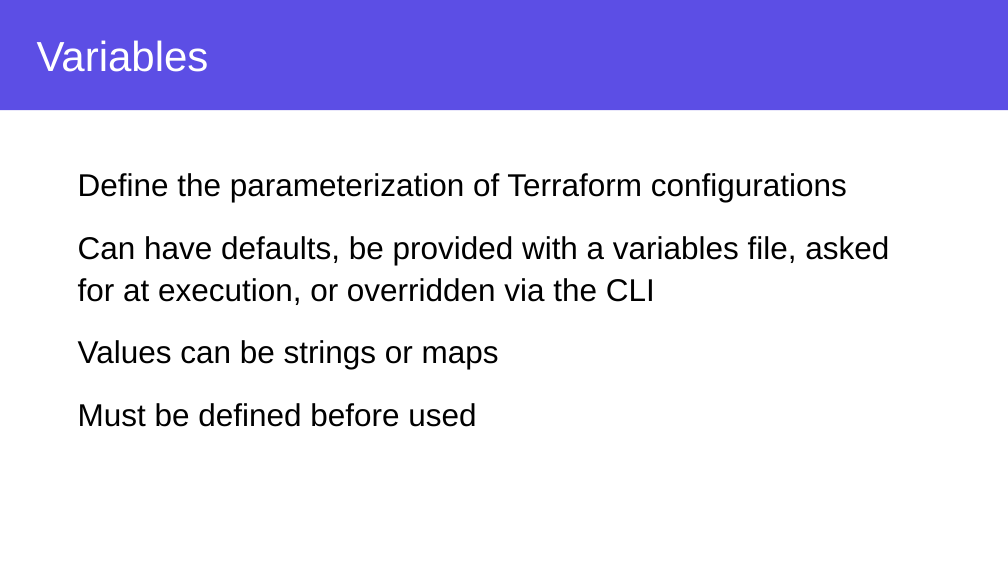
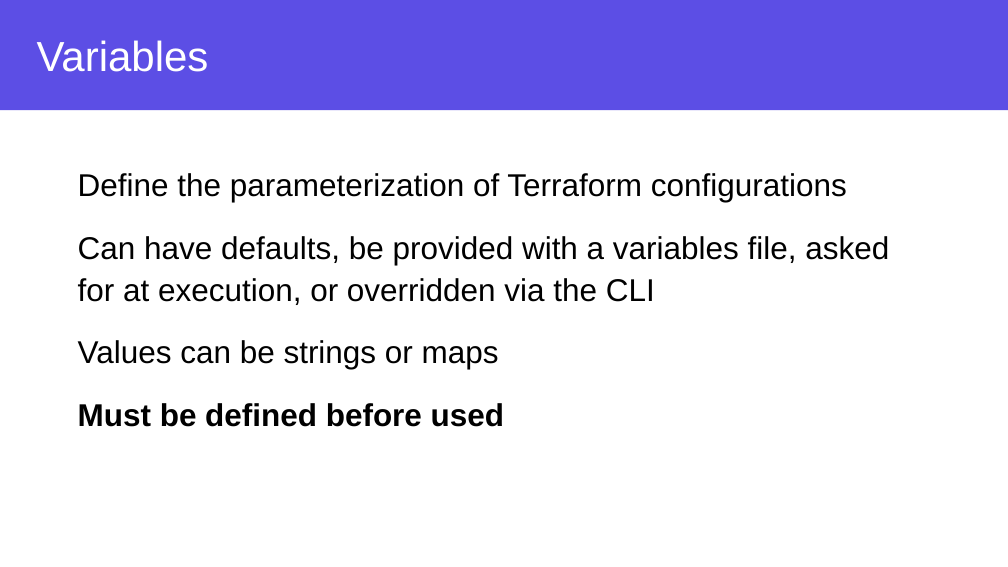
Before and after one commit to DheerajJoshi/azure-workshop-training, a slide deck: slide 28 of Slides/Azure and Terraform Workshop - Chapter 2.pptx (slide 27 before the commit). Drawn at 1008x567 pixels with LibreOffice and Linux fonts; fonts in the diff are those of the drawing; background and template pictures are left out. Boxes give left, top, right and bottom in pixels: in the first picture for what was removed or moved away, otherwise in the second. Text is boxed around its words. In the diff, an @@ line names an element or a change of style, - is before the commit and + after.

```diff
--- a/Slides/Azure and Terraform Workshop - Chapter 2.pptx
+++ b/Slides/Azure and Terraform Workshop - Chapter 2.pptx
@@ text at (78,403,504,427): bold on in "Must be defined before used" @@
```
Also in this commit, not shown: 1 other slide changed, 2 slides added, 1 slide removed, 5 other files.
